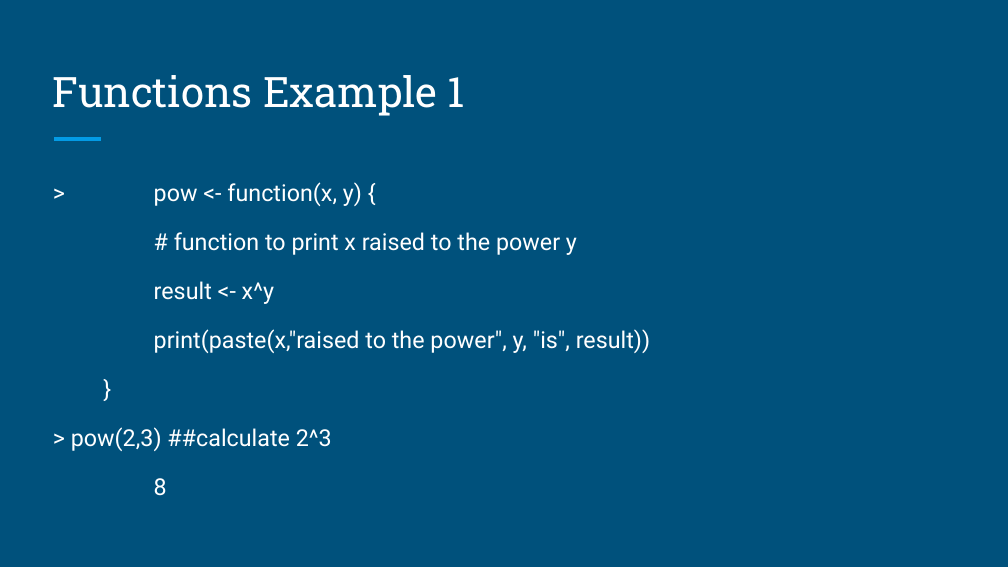
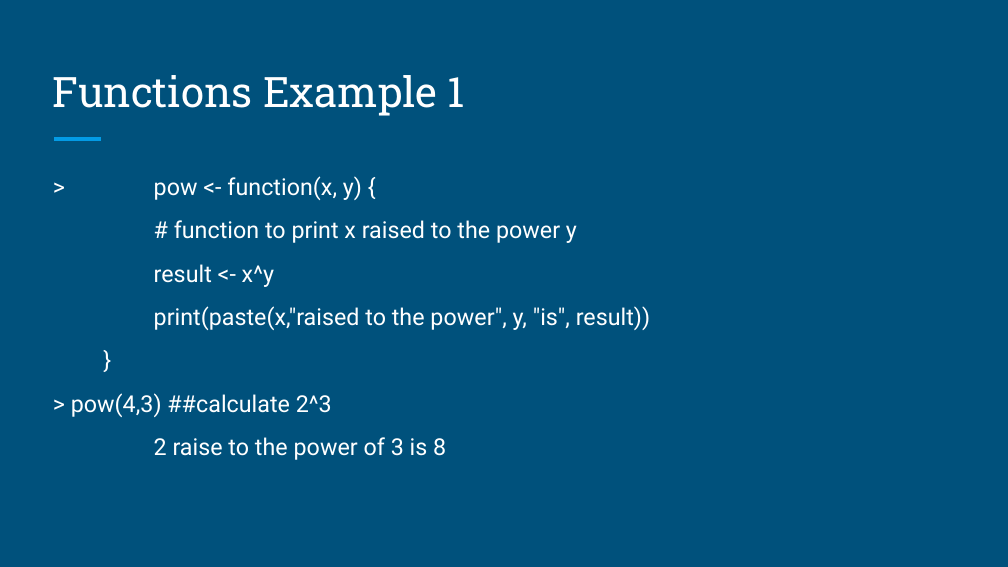
Before and after one commit to brandonyph/APB-Workshop-DataAnalyticsEssentials, a slide deck: slide 20 of Week6-Tidying-Data/W6-Tidying Data.pptx. Drawn at 1008x567 pixels with LibreOffice and Linux fonts; fonts in the diff are those of the drawing. Boxes give left, top, right and bottom in pixels: in the first picture for what was removed or moved away, otherwise in the second. Text is boxed around its words. In the diff, an @@ line names an element or a change of style, - is before the commit and + after.

```diff
--- a/Week6-Tidying-Data/W6-Tidying Data.pptx
+++ b/Week6-Tidying-Data/W6-Tidying Data.pptx
@@ text at bbox=[154, 176, 650, 330]: line spacing 1.15 to 0.95 @@
@@ text at bbox=[71, 393, 446, 460]: text changed @@
-> pow(2,3) ##calculate 2^3
-8
+> pow(4,3) ##calculate 2^3
+2 raise to the power of 3 is 8
```
Also in this commit, not shown: 7 other slides changed, 2 other files.
